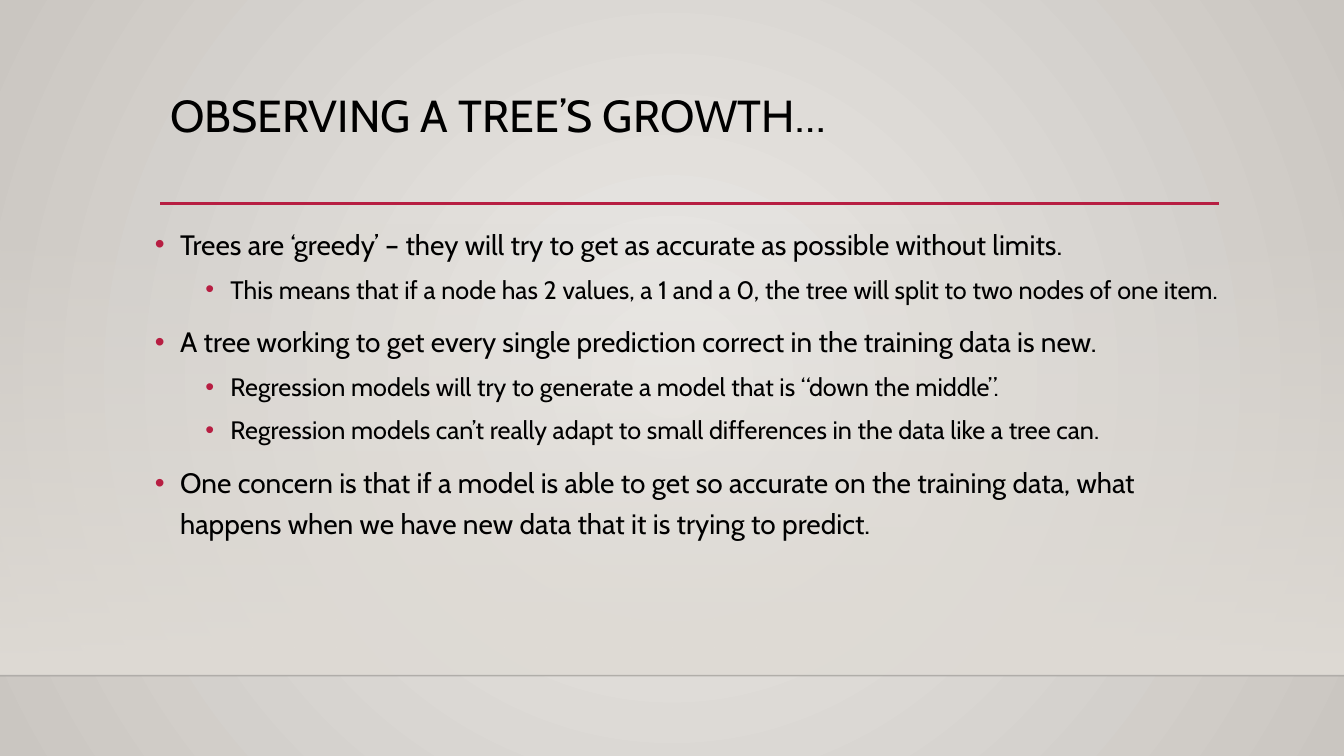
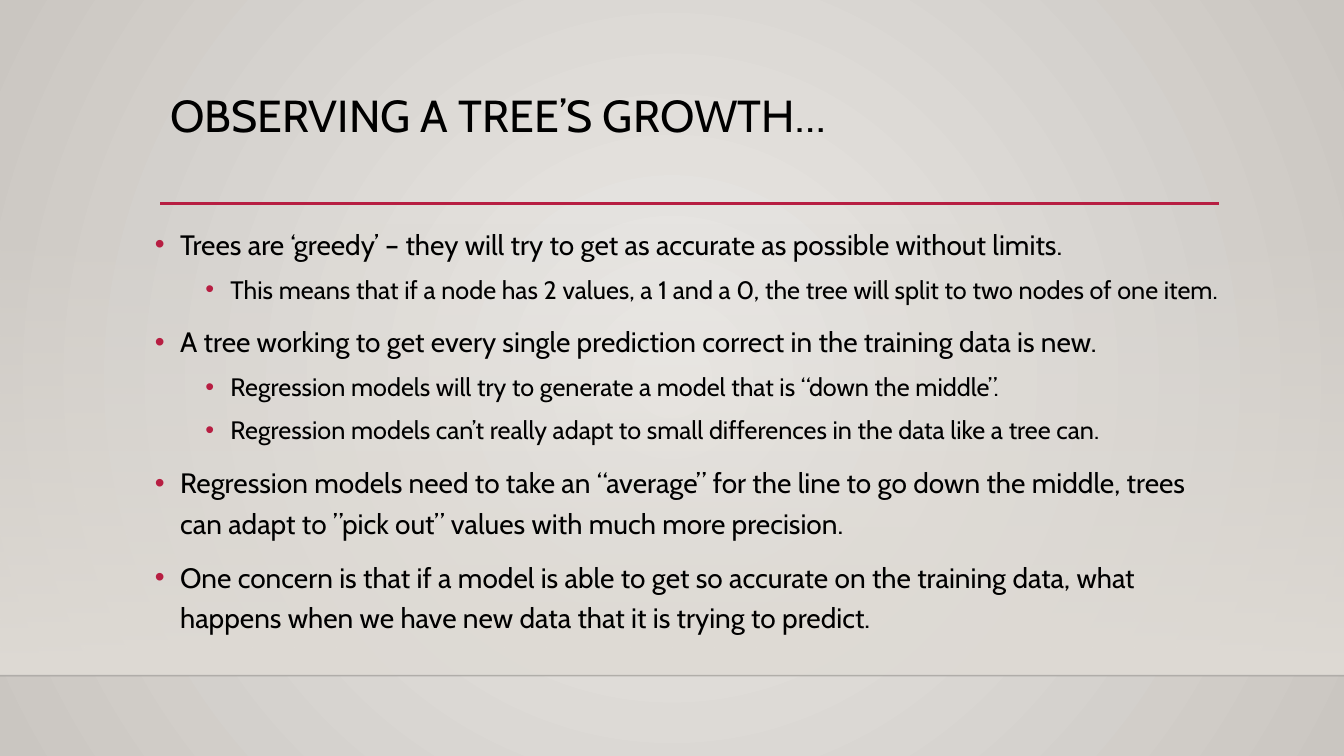
Before and after one commit to AkeemSemper/ML_for_Non_DS_Students, a slide deck: slide 18 of course_resources/slides/Used/019_Trees_over_under.pptx (slide 17 before the commit). Drawn at 1344x756 pixels with LibreOffice and Linux fonts; fonts in the diff are those of the drawing; background and template pictures are left out. Boxes give left, top, right and bottom in pixels: in the first picture for what was removed or moved away, otherwise in the second. Text is boxed around its words. In the diff, an @@ line names an element or a change of style, - is before the commit and + after.

```diff
--- a/course_resources/slides/Used/019_Trees_over_under.pptx
+++ b/course_resources/slides/Used/019_Trees_over_under.pptx
@@ text at box(180, 472, 1185, 540): paragraph added @@
+• Regression models need to take an “average” for the line to go down the middle, trees can adapt to ”pick out” values with much more precision.
```
Also in this commit, not shown: 2 other slides changed, 1 slide added.
